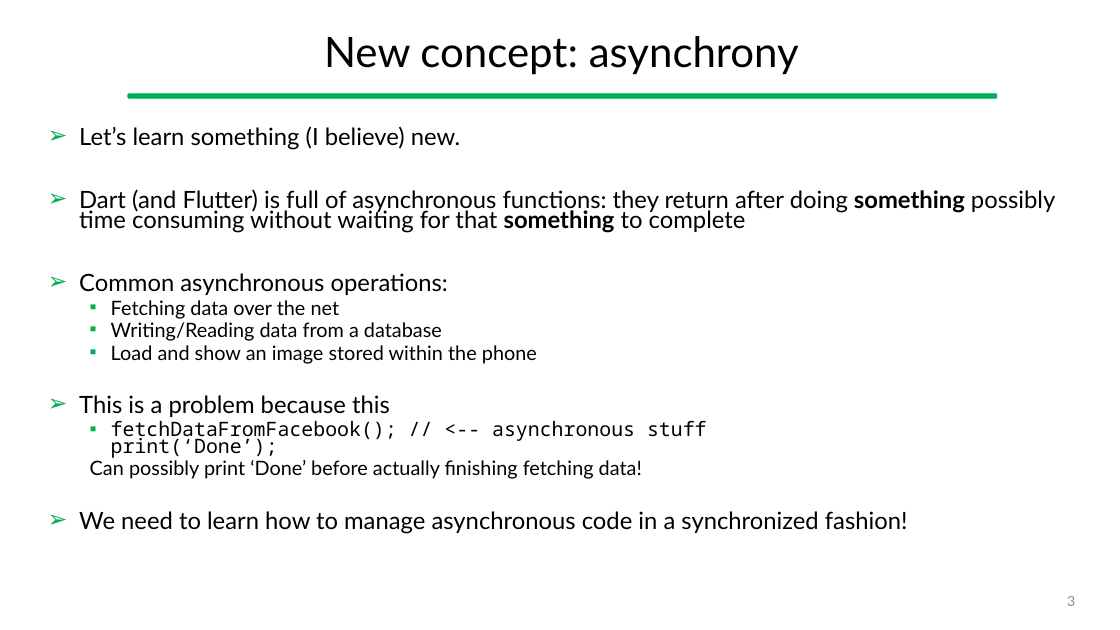
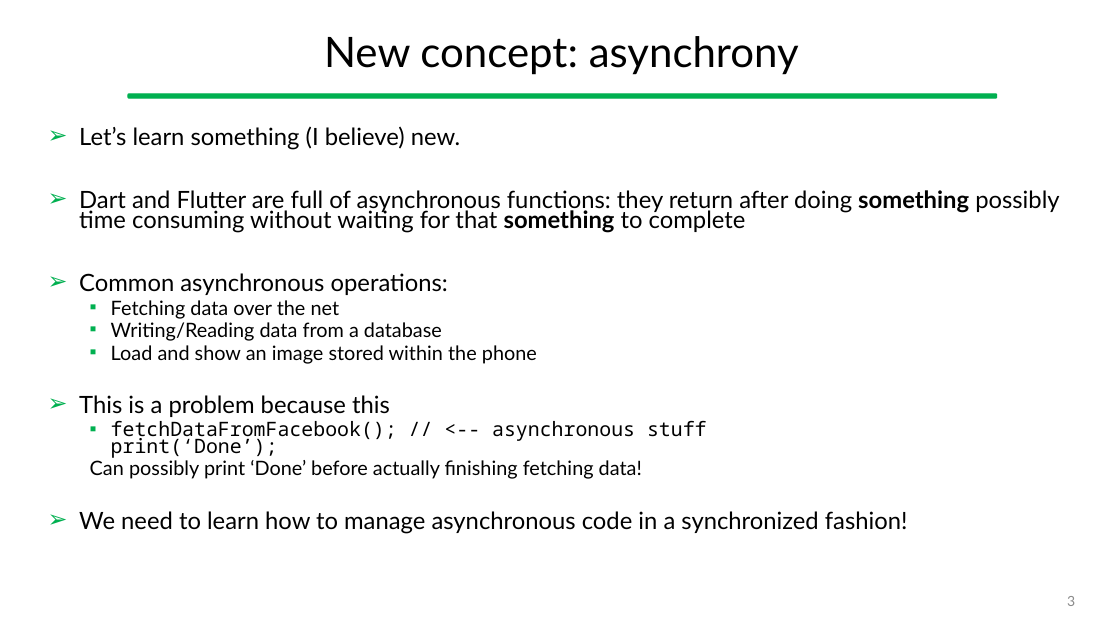
Before and after one commit to gcappon/bwthw, a slide deck: slide 3 of lesson_10-navigation/lesson_10-navigation.pptx. Drawn at 1120x630 pixels with LibreOffice and Linux fonts; fonts in the diff are those of the drawing. Boxes give left, top, right and bottom in pixels: in the first picture for what was removed or moved away, otherwise in the second. Text is boxed around its words. In the diff, an @@ line names an element or a change of style, - is before the commit and + after.

```diff
--- a/lesson_10-navigation/lesson_10-navigation.pptx
+++ b/lesson_10-navigation/lesson_10-navigation.pptx
@@ text at [79, 190, 1059, 233]: text changed @@
-➢ Dart (and Flutter) is full of asynchronous functions: they return after doing something possibly time consuming without waiting for that something to complete
+➢ Dart and Flutter are full of asynchronous functions: they return after doing something possibly time consuming without waiting for that something to complete
```
Also in this commit, not shown: 11 other slides changed, 1 slide added, 29 other files.
